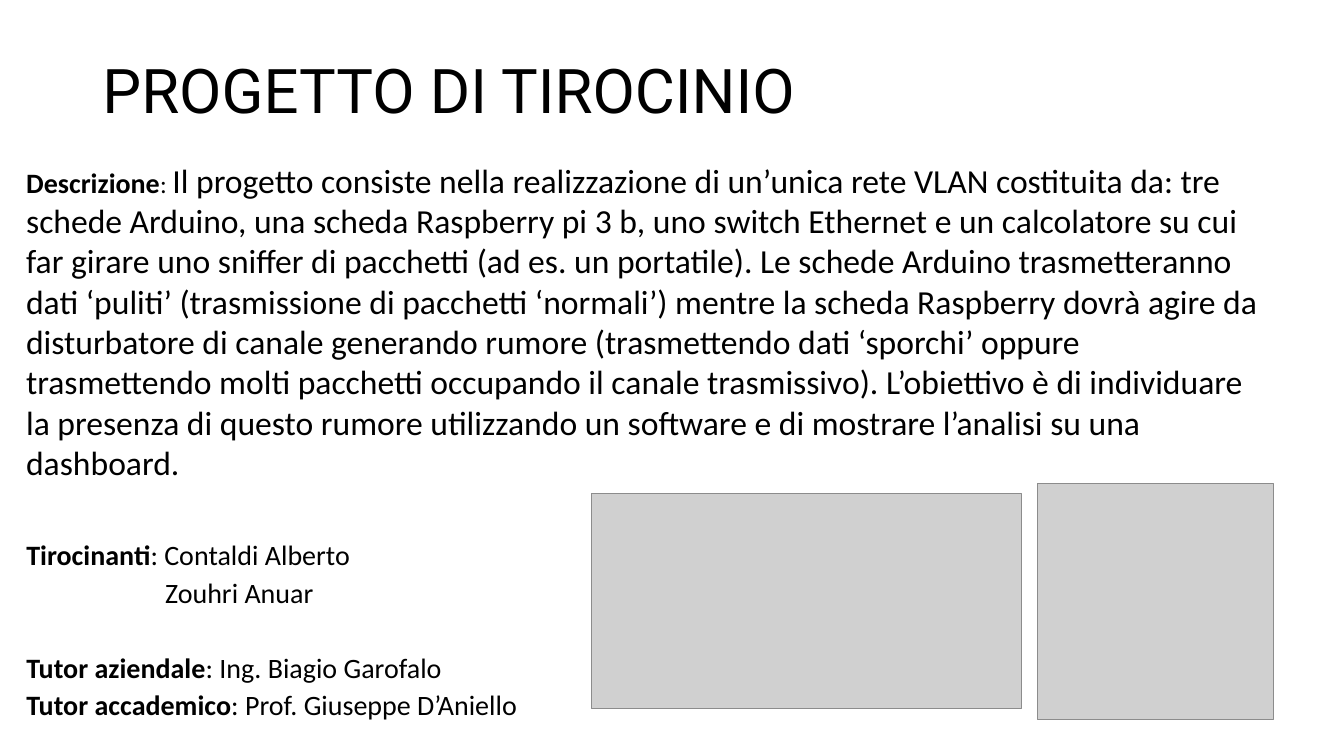
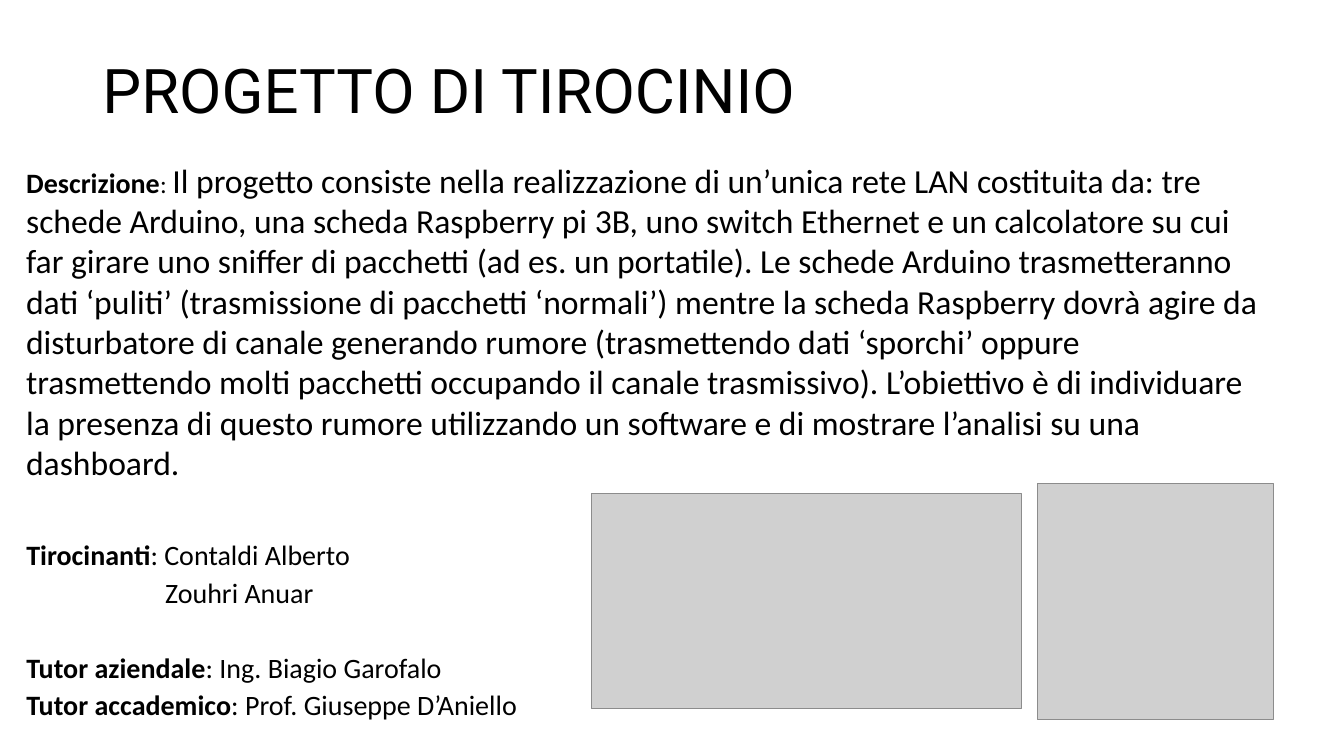
Before and after one commit to AnuarZouhri/Tirocini_git, a slide deck: slide 2 of Doc/PROGETTO DI TIROCINIO.pptx. Drawn at 1344x756 pixels with LibreOffice and Linux fonts; fonts in the diff are those of the drawing; grey boxes stand for pictures. Boxes give left, top, right and bottom in pixels: in the first picture for what was removed or moved away, otherwise in the second. Text is boxed around its words. In the diff, an @@ line names an element or a change of style, - is before the commit and + after.

```diff
--- a/Doc/PROGETTO DI TIROCINIO.pptx
+++ b/Doc/PROGETTO DI TIROCINIO.pptx
@@ text at (x1=26, y1=169, x2=1257, y2=476): text changed @@
-Descrizione: Il progetto consiste nella realizzazione di un’unica rete VLAN costituita da: tre schede Arduino, una scheda Raspberry pi 3 b, uno switch Ethernet e un calcolatore su cui far girare uno sniffer di pacchetti (ad es. un portatile). Le schede Arduino trasmetteranno dati ‘puliti’ (trasmissione di pacchetti ‘normali’) mentre la scheda Raspberry dovrà agire da disturbatore di canale generando rumore (trasmettendo dati ‘sporchi’ oppure trasmettendo molti pacchetti occupando il canale trasmissivo). L’obiettivo è di individuare la presenza di questo rumore utilizzando un software e di mostrare l’analisi su una dashboard.
+Descrizione: Il progetto consiste nella realizzazione di un’unica rete LAN costituita da: tre schede Arduino, una scheda Raspberry pi 3B, uno switch Ethernet e un calcolatore su cui far girare uno sniffer di pacchetti (ad es. un portatile). Le schede Arduino trasmetteranno dati ‘puliti’ (trasmissione di pacchetti ‘normali’) mentre la scheda Raspberry dovrà agire da disturbatore di canale generando rumore (trasmettendo dati ‘sporchi’ oppure trasmettendo molti pacchetti occupando il canale trasmissivo). L’obiettivo è di individuare la presenza di questo rumore utilizzando un software e di mostrare l’analisi su una dashboard.
```
Also in this commit, not shown: 5 other slides changed, 15 other files.
